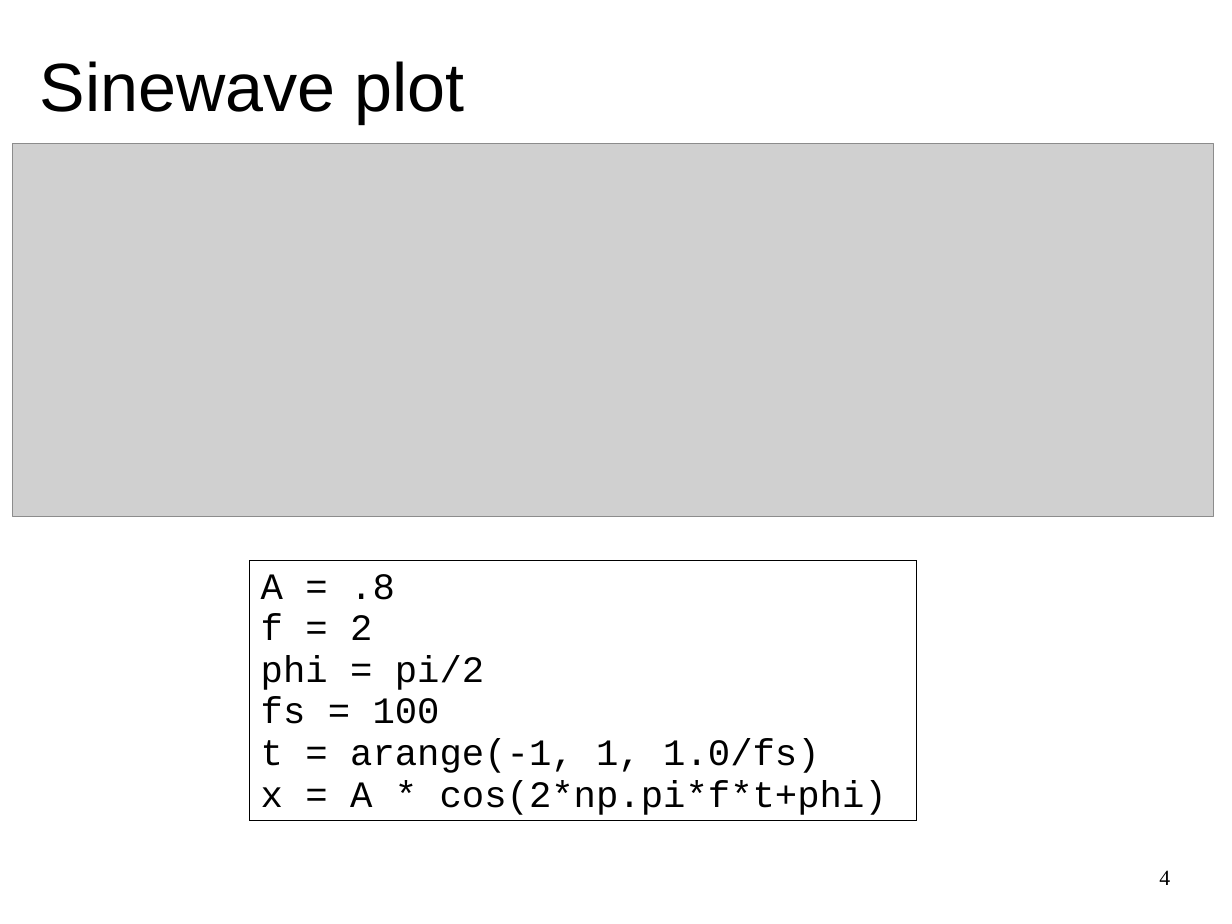
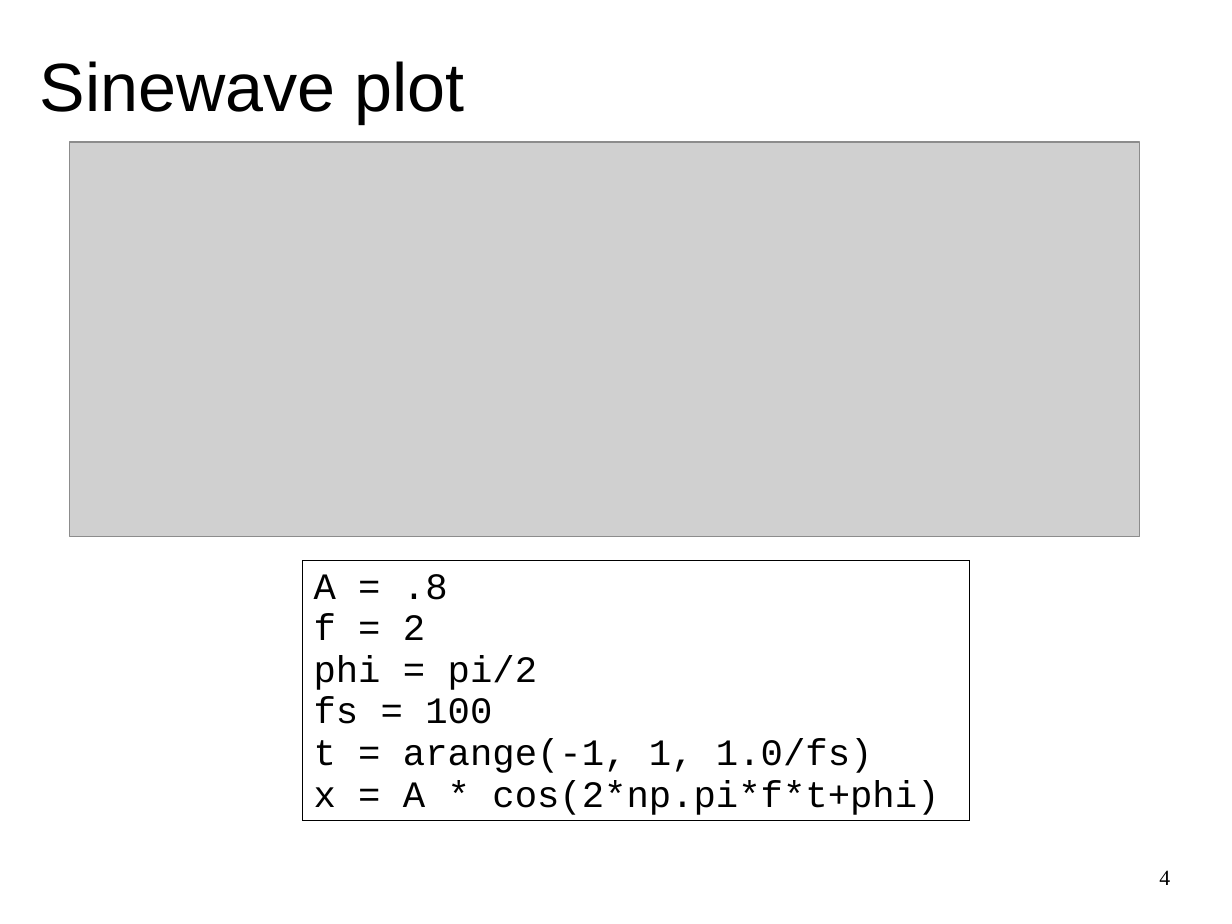
Before and after one commit to MTG/sms-tools, a slide deck: slide 4 of lectures/1-Introduction/Basic-mathematics.odp. Drawn at 1232x924 pixels with LibreOffice and Linux fonts; fonts in the diff are those of the drawing; grey boxes stand for pictures. Boxes give left, top, right and bottom in pixels: in the first picture for what was removed or moved away, otherwise in the second. Text is boxed around its words. In the diff, an @@ line names an element or a change of style, - is before the commit and + after.

```diff
--- a/lectures/1-Introduction/Basic-mathematics.odp
+++ b/lectures/1-Introduction/Basic-mathematics.odp
@@ picture: place and size @@
-picture at box(12, 144, 1214, 517)
+picture at box(69, 142, 1140, 537)
@@ rectangle "A = .8": place and size @@
-rectangle "A = .8" at box(249, 560, 917, 821)
+rectangle "A = .8" at box(303, 560, 970, 821)
```
Also in this commit, not shown: 7 other slides changed, 11 other files.
